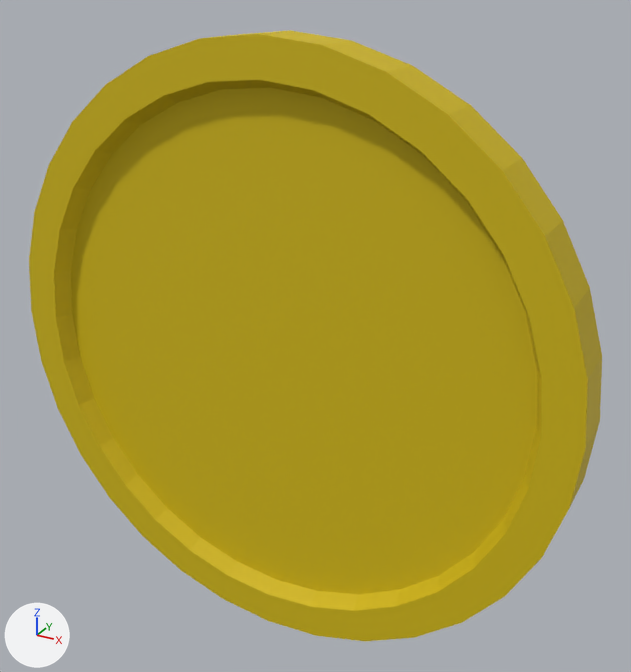
One commit to the OBJ model tronple_run/src/assets/models/coin/coin.obj: the scene before it, then after it.
Camera for both pictures: a 50 mm camera at (0.658, -1.075, 0.605) aimed at (0.044, 0.041, 0.046). The lights are fixed; the arrows at lower left show +X, +Y and +Z. Where no turn or scale is listed for an object, it has been applied to the vertices.
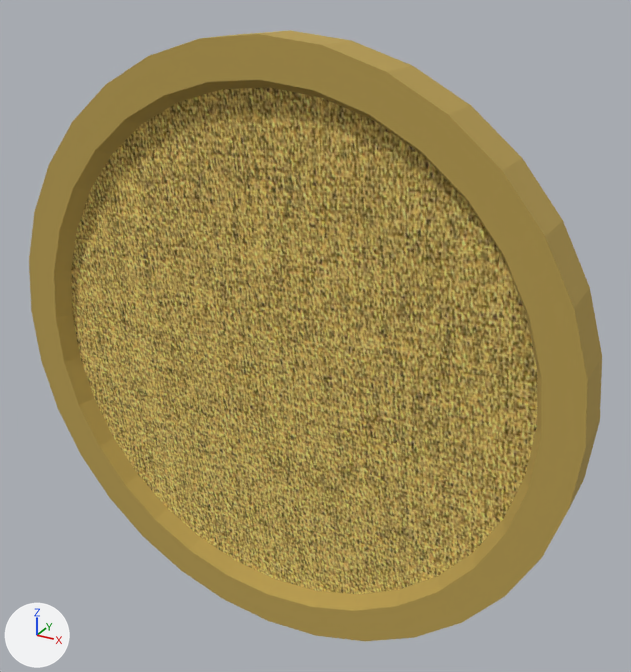
What differs and where, as boxes [x1, y1, x2, y2] in the pictures (631 x 672 px):
'Cylinder.001', recoloured
    both: [29, 30, 602, 641]

The edits, one by one:
Picture 'coin.jpg' (img_coin_jpg) is new.
Material 'None' (mat_none) is new.
Its texture is img_coin_jpg.
Its roughness is 1.0.
me_cylinder_001 has 192 vertices, 162 faces and spans x -0.492..0.491, y -0.05..0.05, z -0.479..0.505.
me_cylinder_001 no longer uses material mat_material_001 (yellow #d1b800).
me_cylinder_001 now uses material mat_none (picture img_coin_jpg).
